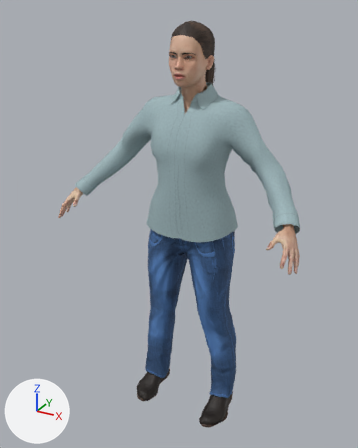
Before and after pictures for a commit that changed the glTF model public/real/rider_f.glb.
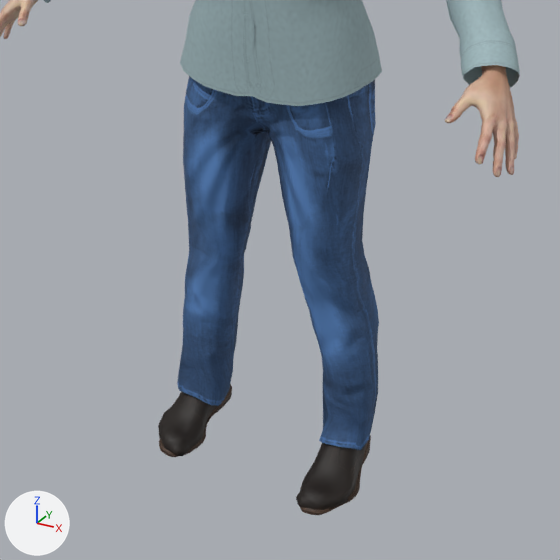
Each version is shown whole from a camera (50 mm lens) standing at (0.873, -1.729, 1.719) and looking at (-0.034, -0.08, 0.895), then close up on the part from 18% to 89% of the width and 43% to 100% of the height. Lighting does not change. The marker at lower left points along +X, +Y and +Z. The older version's two pictures come first. Vertices at exactly the same position are counted once.

Objects in the first close-up: 'Body', 'Cloth_boots', 'Cloth_jeans', 'Cloth_shirt'.
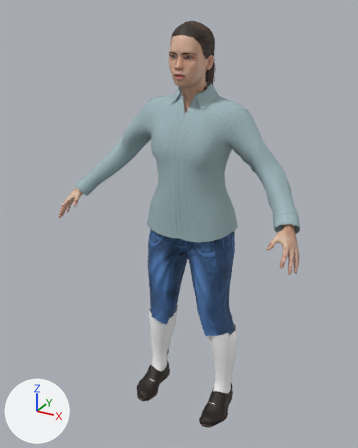
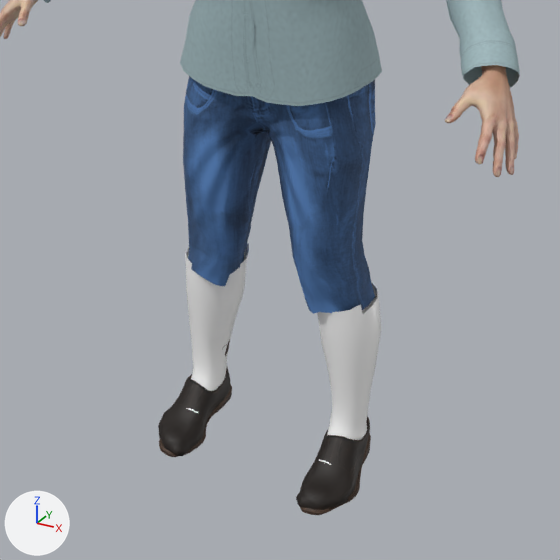
Where the change shows, as pixel boxes [x1, y1, x2, y2] in the close-ups (560 x 560 px):
'Cloth_jeans', reshaped
    before: [177, 76, 379, 450]
    after: [183, 76, 376, 314]
'Body', reshaped
    before: [0, 0, 519, 177]
    after: [0, 0, 519, 465]
part 1 of me_base, added
    after: [185, 243, 249, 413]
part 2 of me_base, added
    after: [317, 282, 381, 465]
part 3 of me_cloth_jeans, deleted
    before: [309, 298, 379, 450]
part 4 of me_cloth_jeans, deleted
    before: [177, 262, 244, 406]

The change, as a diff of the scene's bpy script:
```diff
--- a/public/real/rider_f.glb.py
+++ b/public/real/rider_f.glb.py
@@ mat_cloth_tallboots @@
+mat_cloth_tallboots = principled_material('Cloth_tallboots')
+mat_cloth_tallboots.base_color = (1.0, 1.0, 1.0)  # white #ffffff
+mat_cloth_tallboots.roughness = 0.36
@@ me_base @@
 # used by ob_body; location = (0.0, 0.0, 0.0)
-me_base.from_pydata(...)  # 8016 vertices, 15777 faces; spans x -0.515..0.515, y -0.306..0.048, z 0.177..1.665
+me_base.from_pydata(...)  # 8592 vertices, 16827 faces; spans x -0.515..0.515, y -0.306..0.049, z 0.04..1.665
+# me_base part 1: a new loose piece of 288 vertices spanning x -0.223..-0.082, y -0.122..0.049, z 0.04..0.434, in mat_cloth_tallboots (white #ffffff)
+# me_base part 2: a new loose piece of 288 vertices spanning x 0.082..0.223, y -0.122..0.049, z 0.04..0.434, in mat_cloth_tallboots (white #ffffff)
 me_base.materials.append(mat_skin)
+me_base.materials.append(mat_cloth_tallboots)  # white #ffffff
@@ me_cloth_jeans @@
 # used by ob_cloth_jeans; location = (0.0, 0.0, 0.0)
-me_cloth_jeans.from_pydata(...)  # 886 vertices, 1712 faces; spans x -0.225..0.228, y -0.145..0.102, z 0.052..0.967
+me_cloth_jeans.from_pydata(...)  # 598 vertices, 1135 faces; spans x -0.213..0.207, y -0.145..0.102, z 0.367..0.967
+# me_cloth_jeans part 3
+# 144 vertices are removed from x 0.096..0.228, y -0.102..0.048, z 0.063..0.372
+# 288 faces are deleted
+# me_cloth_jeans part 4
+# 144 vertices are removed from x -0.225..-0.092, y -0.109..0.05, z 0.052..0.378
+# 289 faces are deleted
 me_cloth_jeans.materials.append(mat_cloth_jeans)
```
